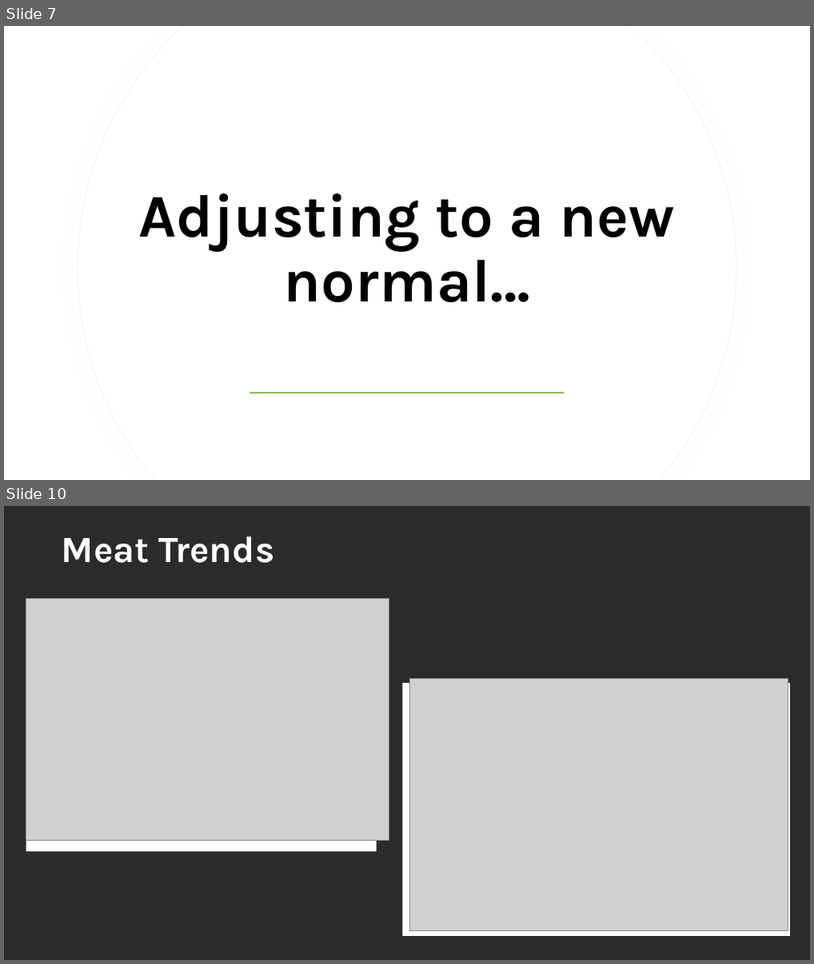
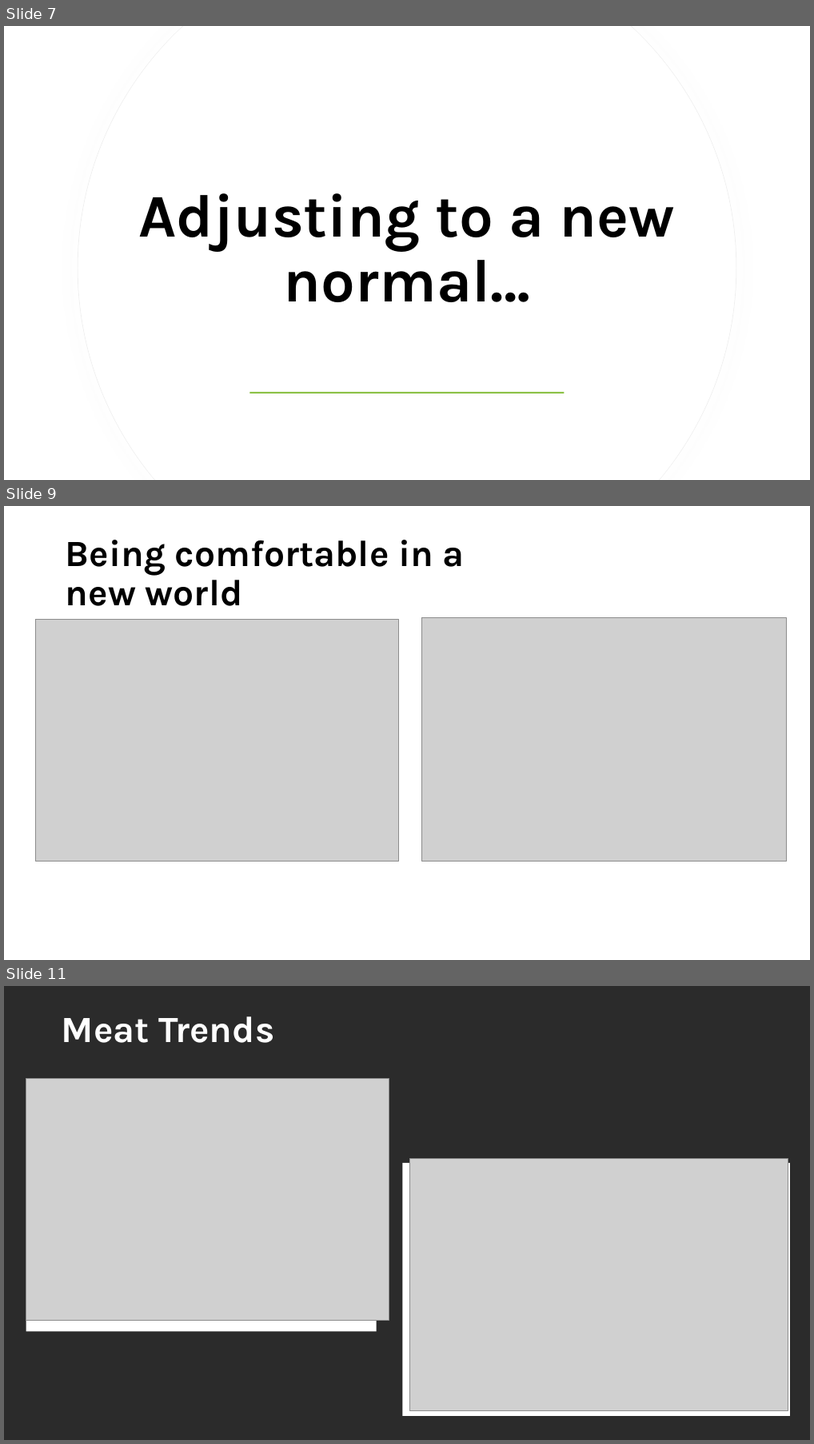
Before and after one commit to staceywai/bootcamp-project, a slide deck: Final Presentation/Bootcamp-Project-1.pptx. Shown one above the other, each under a label of ours: slides 7 and 10 before the commit, slides 7, 9 and 11 after it; the slides between them are not shown. The pictures are 814x964 and 814x1444 pixels, drawn with LibreOffice and Linux fonts; fonts in the diff are those of the drawing; grey boxes stand for pictures; background and template pictures are left out; a plain dark background stands for a picture behind light text. Boxes give left, top, right and bottom in pixels: in the first picture for what was removed or moved away, otherwise in the second. Text is boxed around its words. In the diff, an @@ line names an element or a change of style, - is before the commit and + after.

Commit message:
Adding images and updating ppt.

```diff
--- a/Final Presentation/Bootcamp-Project-1.pptx
+++ b/Final Presentation/Bootcamp-Project-1.pptx
@@ slide 9 added at [4, 506, 810, 960], background #FFFFFF @@
@@ title added at [66, 540, 465, 606], 44 pt, text #000000, bold @@
+Being comfortable in a
+new world
@@ picture added at [36, 619, 399, 861] @@
@@ picture added at [422, 618, 787, 861] @@
@@ what was slide 10 is now slide 11 @@
```
Also in this commit, not shown: 4 slides changed, 1 other slide added, 1 slide removed, 6 other files.
